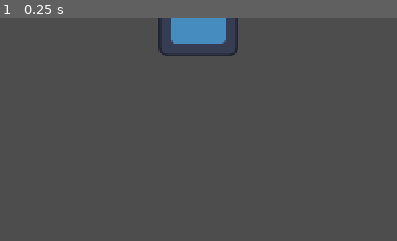
Above: before the commit, frame 1.
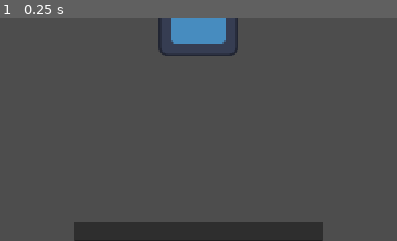
Above: after the commit, the same moment.

Repository: D0vid/ld57
Game: Godot game, scene res://main/main.tscn
Two runs of this game, one before a commit and one after it. Both use one fixed random seed, a clock stepped at 60 frames per second and the inputs below. The engine's default icon, where the game draws it, is replaced by a stand-in: a white triangle on a blue panel in a dark square.
Inputs:
- Up to frame 1 (0.25 s): no input
The pictures show only the part of the screen within x 25-75%, y 50-100%; the shares and areas given below are measured in that part.

The runs differ from the first frame. In frame 1, 5.3% of the frame differs, in the area x 18-82%, y 91-100%.

Commit message:
WORDITO WORKITO

Diff:
--- /dev/null
+++ b/main/event_bus.gd
@@ -0,0 +1,5 @@
+extends Node
+
+signal letter_typed(text: String)
+
+signal word_submitted(text: String)
--- a/main/main.tscn
+++ b/main/main.tscn
@@ -1,10 +1,11 @@
-[gd_scene load_steps=6 format=3 uid="uid://cfiath6ygegue"]
+[gd_scene load_steps=7 format=3 uid="uid://cfiath6ygegue"]
 
 [ext_resource type="Script" uid="uid://c86oeweivimpy" path="res://main/main.gd" id="1_53q0u"]
 [ext_resource type="PackedScene" uid="uid://c6hjstc5iebpx" path="res://player/player.tscn" id="2_pjrb6"]
 [ext_resource type="Script" uid="uid://bluepdtgpqy5d" path="res://player/player.gd" id="3_c651c"]
 [ext_resource type="PackedScene" uid="uid://c4oitaisaf00d" path="res://word/word.tscn" id="4_3wy1v"]
 [ext_resource type="Script" uid="uid://juxawvtlnhfp" path="res://main/word_manager.gd" id="5_3wy1v"]
+[ext_resource type="Script" uid="uid://d03duve5t1h3p" path="res://main/typing_area.gd" id="6_kfbq2"]
 
 [node name="Main" type="Node2D"]
 script = ExtResource("1_53q0u")
@@ -33,3 +34,29 @@
 
 [node name="SpawnPoint4" type="Marker2D" parent="SpawnPoints" groups=["spawn_points"]]
 position = Vector2(0, 720)
+
+[node name="CanvasLayer" type="CanvasLayer" parent="."]
+
+[node name="Control" type="Control" parent="CanvasLayer"]
+layout_mode = 3
+anchors_preset = 15
+anchor_right = 1.0
+anchor_bottom = 1.0
+grow_horizontal = 2
+grow_vertical = 2
+
+[node name="TypingArea" type="LineEdit" parent="CanvasLayer/Control"]
+custom_minimum_size = Vector2(400, 30)
+layout_mode = 1
+anchors_preset = 7
+anchor_left = 0.5
+anchor_top = 1.0
+anchor_right = 0.5
+anchor_bottom = 1.0
+offset_left = -200.0
+offset_top = -31.0
+offset_right = 200.0
+grow_horizontal = 2
+grow_vertical = 0
+keep_editing_on_text_submit = true
+script = ExtResource("6_kfbq2")
--- /dev/null
+++ b/main/typing_area.gd
@@ -0,0 +1,12 @@
+extends LineEdit
+
+func _ready() -> void:
+	text_submitted.connect(_on_text_submitted)
+	text_changed.connect(_on_text_changed)
+
+func _on_text_submitted(new_text: String) -> void:
+	EventBus.word_submitted.emit(new_text)
+	text = ""
+
+func _on_text_changed(new_text: String) -> void:
+	EventBus.letter_typed.emit(text)
--- a/main/word_manager.gd
+++ b/main/word_manager.gd
@@ -30,7 +30,8 @@
 
 func _ready() -> void:
 	word_timer.timeout.connect(_on_timeout)
-	pass
+	EventBus.letter_typed.connect(_on_letter_typed)
+	EventBus.word_submitted.connect(_on_word_submitted)
 
 func _process(delta: float) -> void:
 	#timer stuff
@@ -45,8 +46,9 @@
 	spawn_word()
 
 func spawn_word() -> void:
-	print('spawni spoawno')
+	print('spawni spowno')
 	var word_text: String = dictionary.pop_back()
+	dictionary.push_front(word_text)
 	var word_instance: Word = word_scene.instantiate() as Word
 	word_instance.set_text(word_text)
 	word_instance.position = get_random_spawn_point()
@@ -59,3 +61,18 @@
 	print('randi %s' % random)
 	var spawn_point: Marker2D = spawn_points[random] as Marker2D
 	return spawn_point.position
+
+func _on_letter_typed(text: String) -> void:
+	for i in range(0, words.size()):
+		var word: Word = words[i]
+		if word.get_text().begins_with(text):
+			print("%s begins with %s" %[word.get_text(), text])
+
+func _on_word_submitted(text: String) -> void:
+	for i in range(0, words.size()):
+		var word: Word = words[i]
+		print("on word submitted %s ==? %s" % [word.get_text(), text])
+		if word.get_text() == text:
+			word.queue_free()
+			words.remove_at(i)
+			return
--- a/project.godot
+++ b/project.godot
@@ -15,6 +15,10 @@
 config/features=PackedStringArray("4.4", "GL Compatibility")
 config/icon="res://icon.svg"
 
+[autoload]
+
+EventBus="*res://main/event_bus.gd"
+
 [display]
 
 window/size/viewport_width=1280
--- a/word/word.gd
+++ b/word/word.gd
@@ -5,6 +5,7 @@
 var player: Player
 
 @export var label: RichTextLabel
+
 
 func _ready() -> void:
 	add_to_group(&"words")
@@ -14,3 +15,6 @@
 
 func set_text(text: String) -> void:
 	label.text = text
+
+func get_text() -> String:
+	return label.text
Not shown, added: main/event_bus.gd.uid
Not shown, added: main/typing_area.gd.uid
